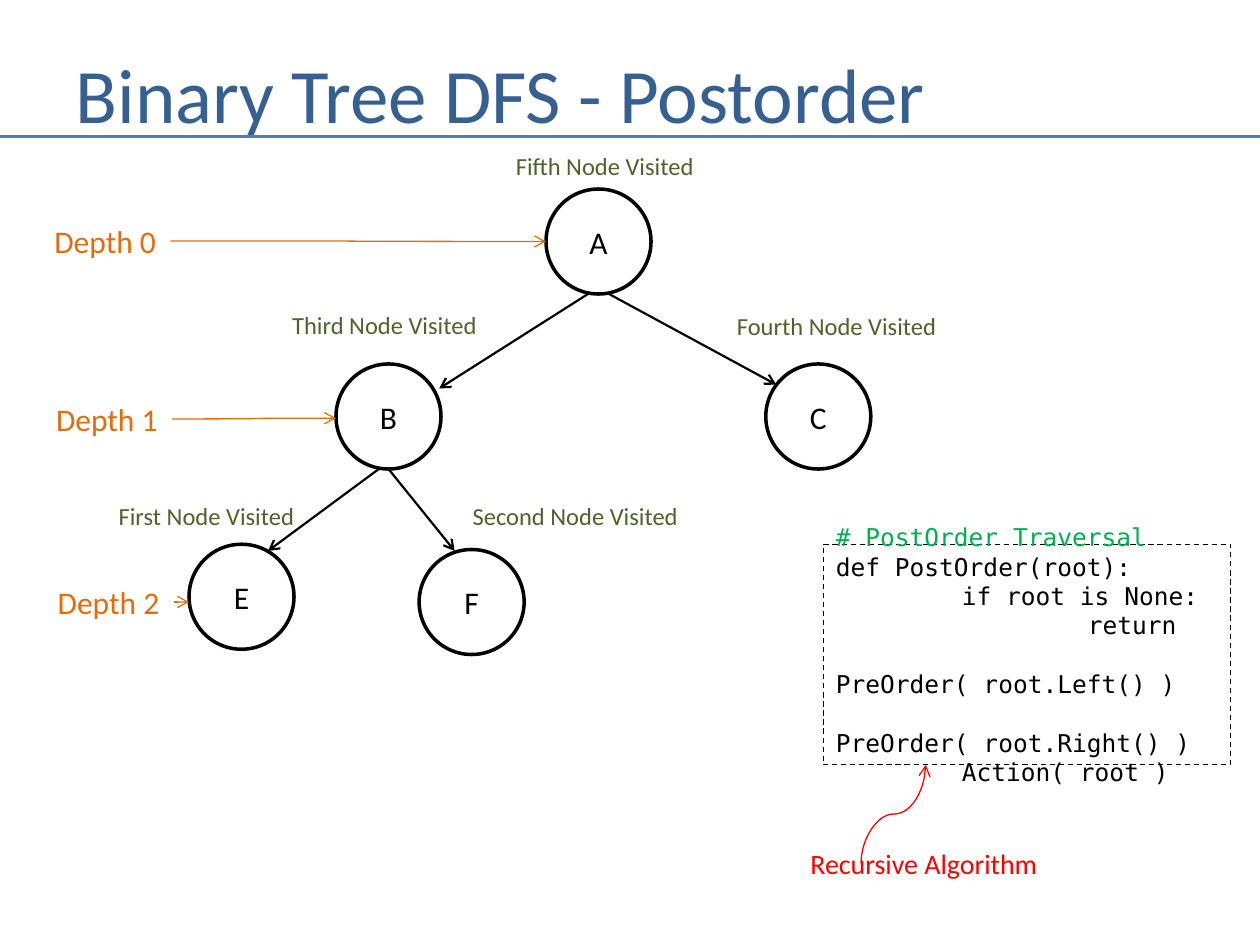
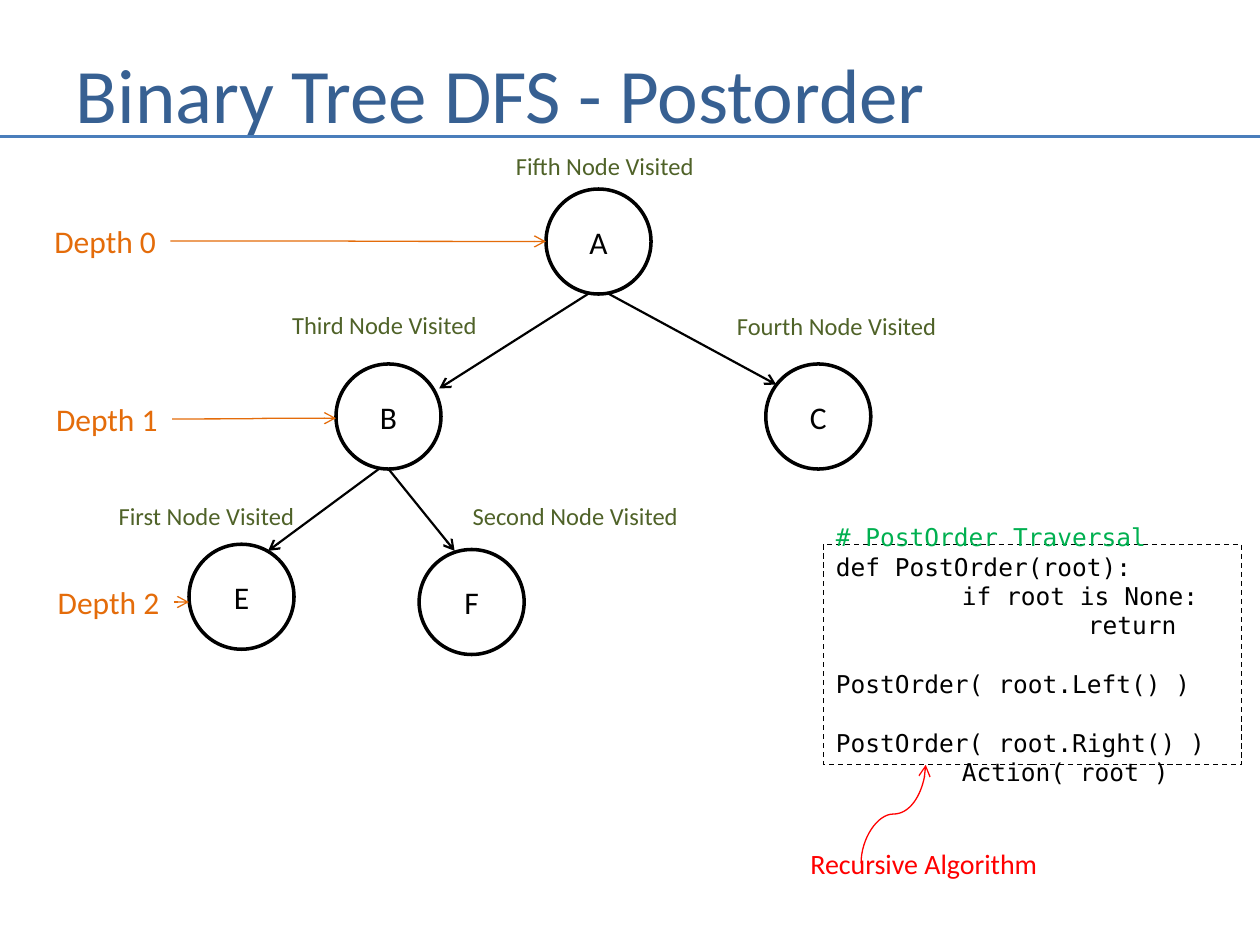
Before and after one commit to andrewferlitsch/Portland-Data-Science-Group, a slide deck: slide 13 of Presentations/AI - Graph Search.pptx. Drawn at 1260x945 pixels with LibreOffice and Linux fonts; fonts in the diff are those of the drawing. Boxes give left, top, right and bottom in pixels: in the first picture for what was removed or moved away, otherwise in the second. Text is boxed around its words. In the diff, an @@ line names an element or a change of style, - is before the commit and + after.

```diff
--- a/Presentations/AI - Graph Search.pptx
+++ b/Presentations/AI - Graph Search.pptx
@@ rectangle "# PostOrder Traversal def PostOrder(root): ...": place and size @@
-rectangle "# PostOrder Traversal def PostOrder(root): ..." at [823, 544, 1230, 765]
+rectangle "# PostOrder Traversal def PostOrder(root): ..." at [823, 544, 1241, 765]
@@ text in rectangle at [836, 527, 1198, 758]: text changed @@
-# PostOrder Traversal
-def PostOrder(root):
-if root is None:
-return
-PreOrder( root.Left() )
-PreOrder( root.Right() )
+# PostOrder Traversal
+def PostOrder(root):
+if root is None:
+return
+PostOrder( root.Left() )
+PostOrder( root.Right() )
```
Also in this commit, not shown: 5 other files.
